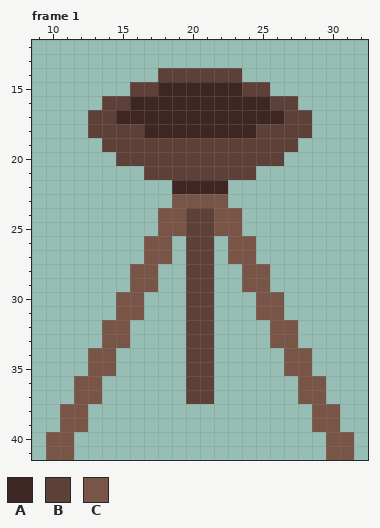
Two versions of one pixel-art file, Assets/Art/Environment/Beach/Torch/Torch.aseprite. The picture above is the old version.
42x42 pixels, 6 frames. Colours within 5 levels of each other are drawn and written as one. Shown: frame 1: x 9..32, y 12..41.
Palette (. is transparent): A #3e2723  B #5d4037  C #795548
Pixels before, frame 1, first column x 10:
14 ........BBBBBB........
15 ......BBAAAAAABB......
16 ....BBAAAAAAAAAABB....
17 ...BBAAAAAAAAAAAABB...
18 ...BBBBAAAAAAAABBBB...
19 ....BBBBBBBBBBBBBB....
20 .....BBBBBBBBBBBB.....
21 .......BBBBBBBB.......
22 .........AAAA.........
23 .........CCCC.........
24 ........CCBBCC........
25 ........CCBBCC........
26 .......CC.BB.CC.......
27 .......CC.BB.CC.......
28 ......CC..BB..CC......
29 ......CC..BB..CC......
30 .....CC...BB...CC.....
31 .....CC...BB...CC.....
32 ....CC....BB....CC....
33 ....CC....BB....CC....
34 ...CC.....BB.....CC...
35 ...CC.....BB.....CC...
36 ..CC......BB......CC..
37 ..CC......BB......CC..
38 .CC................CC.
39 .CC................CC.
40 CC..................CC
41 CC..................CC
The same view after the edit:
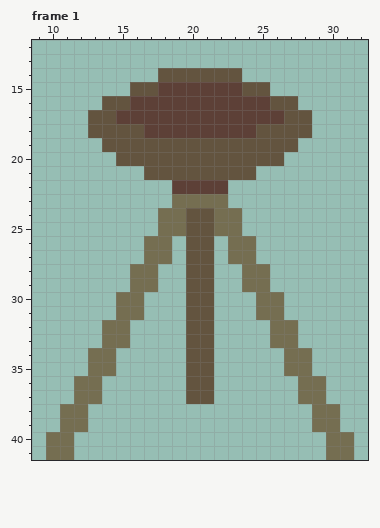
Change:
colour A: #3e2723 -> #5d4037
colour B: #5d4037 -> #63543f
colour C: #795548 -> #756e51
Where, in picture pixels (left, top, right, bottom), the same in both pictures:
changed: (46, 68, 354, 460)
